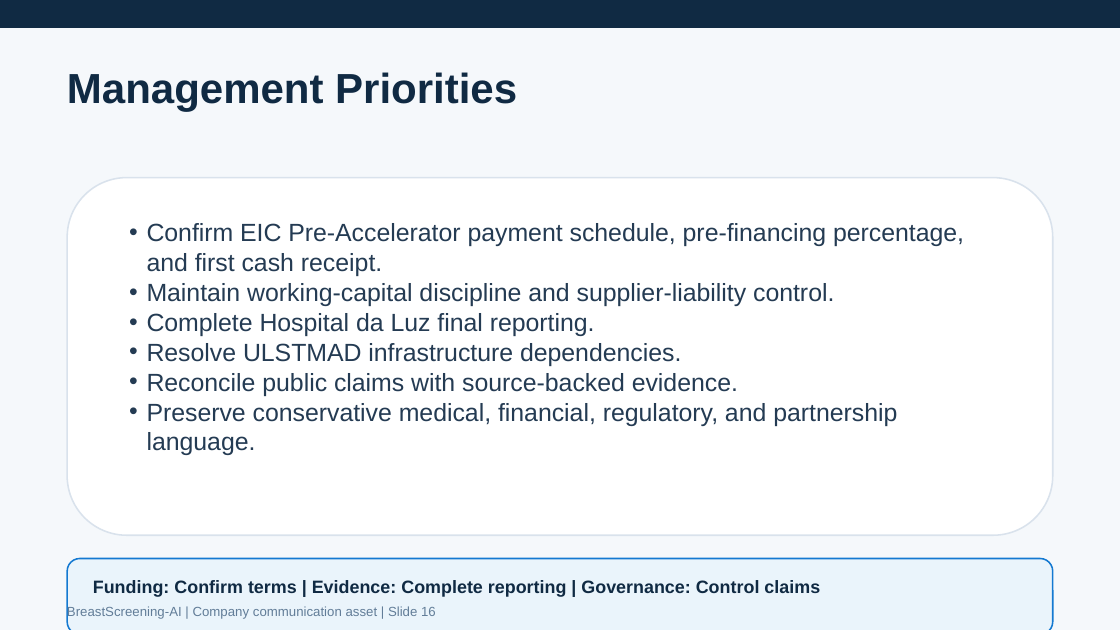
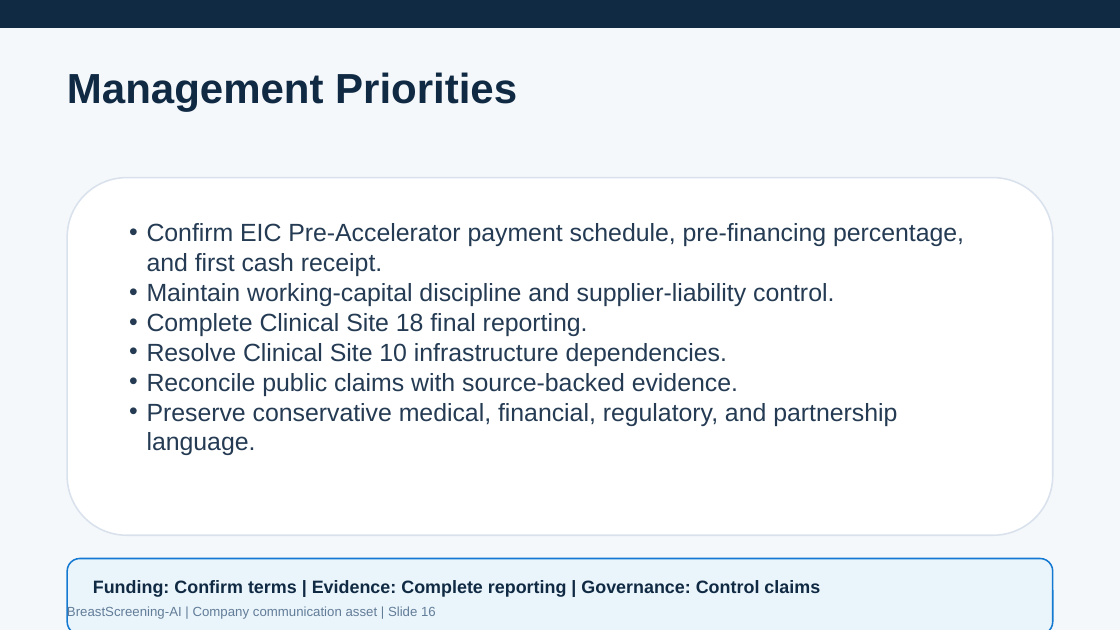
Before and after one commit to BreastScreeningAI/breastscreeningai.github.io, a slide deck: slide 16 of media/reports/generated/breastscreeningai_ir_presentation_2026.pptx. Drawn at 1120x630 pixels with LibreOffice and Linux fonts; fonts in the diff are those of the drawing. Boxes give left, top, right and bottom in pixels: in the first picture for what was removed or moved away, otherwise in the second. Text is boxed around its words. In the diff, an @@ line names an element or a change of style, - is before the commit and + after.

```diff
--- a/media/reports/generated/breastscreeningai_ir_presentation_2026.pptx
+++ b/media/reports/generated/breastscreeningai_ir_presentation_2026.pptx
@@ text in rounded rectangle at bbox=[147, 313, 727, 366]: text changed @@
-• Complete Hospital da Luz final reporting.
-• Resolve ULSTMAD infrastructure dependencies.
+• Complete Clinical Site 18 final reporting.
+• Resolve Clinical Site 10 infrastructure dependencies.
```
Also in this commit, not shown: 3 other slides changed, 6 other files.
